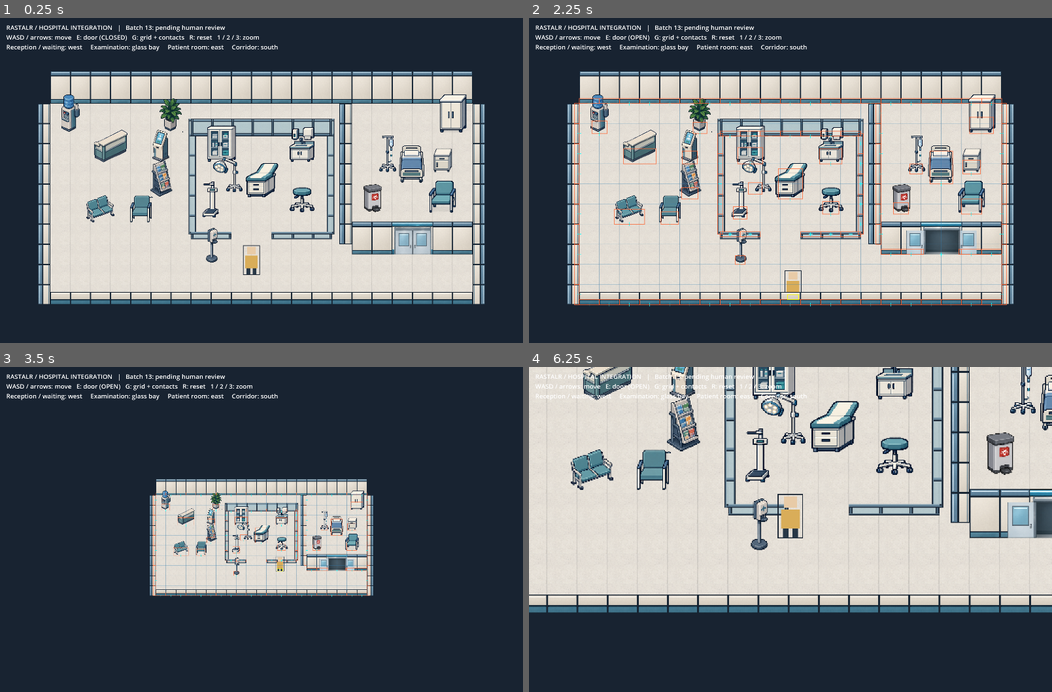
Above: before the commit, frames 1-4 (two rows, left to right).
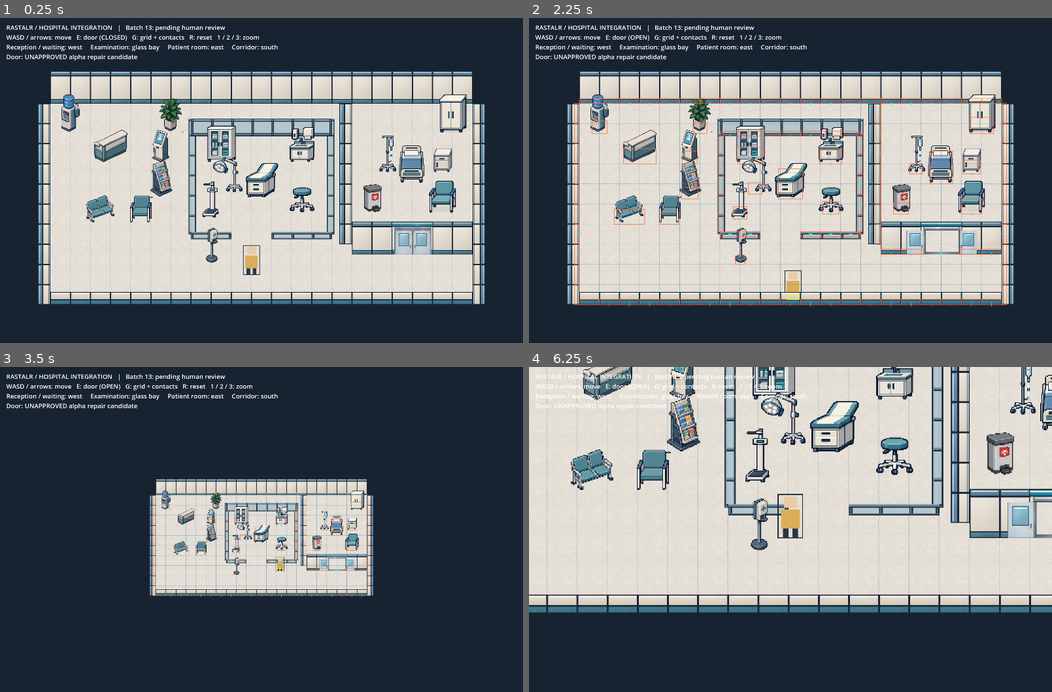
Above: after the commit, the same moments.

Repository: RastalRahl/Hospital
Game: Godot game, scene res://main.tscn
The game is run twice, just before and just after one commit, with the same random seed, the same clock (stepped at 60 frames per second) and the same inputs.
Inputs:
- Up to frame 1 (0.25 s): no input
- Up to frame 2 (2.25 s): tap Enter at 0.5 s; hold D 0.53-1.28 s; tap G at 0.6 s; hold S 1.28-2.03 s; tap R at 1.35 s; tap Space at 2 s; hold D from 2.03 s (still down); tap E at 2.1 s
- Up to frame 3 (3.5 s): release D at 2.78 s; hold W from 2.78 s (still down); tap 1 at 2.85 s
- Up to frame 4 (6.25 s): release W at 3.53 s; hold A 3.53-5.03 s; tap 2 at 3.6 s; tap 3 at 4.35 s; hold S 5.03-5.78 s; tap 0 at 5.1 s; tap Enter at 5.75 s; hold D from 5.78 s (still down); tap G at 5.85 s

The runs differ from the first frame. In frame 1, 0.2% of the frame differs, in the area x 1-27%, y 11-14%; in frame 2, 0.6%, in the area x 1-83%, y 11-73%; in frame 3, 0.3%; in frame 4, 0.4%.

Commit message:
Add unapproved transparent sliding-door repair candidate

Diff:
--- a/demo/hospital_integration/main.gd
+++ b/demo/hospital_integration/main.gd
@@ -9,6 +9,9 @@
 		draw_rect(Rect2(-8, -10, 6, 10), Color("273746"))
 		draw_rect(Rect2(2, -10, 6, 10), Color("273746"))
 
+const DOOR_CANDIDATE := "res://repair_candidates/sliding_door_open_alpha_v1/hospital_sliding_clinical_doors_open_01_alpha_candidate.png"
+var door_main: Sprite2D
+var repair_active := true
 var data: Dictionary
 var overlay := Node2D.new()
 var world := Node2D.new()
@@ -39,6 +42,9 @@
 			continue
 		var s := Sprite2D.new()
 		s.texture = load("res://" + data.files[p.asset].path)
+		if p.asset == "hospital_sliding_clinical_doors_open_01__main":
+			door_main = s
+			s.texture = load(DOOR_CANDIDATE)
 		s.centered = false
 		s.position = Vector2(p.position[0], p.position[1])
 		s.offset = Vector2(p.offset[0], p.offset[1])
@@ -63,7 +69,9 @@
 	hud.position = Vector2(20, 16)
 	hud.add_theme_font_size_override("font_size", 20)
 	set_door(false)
-	if "--smoke" in OS.get_cmdline_user_args():
+	if "--door-review" in OS.get_cmdline_user_args():
+		await door_review()
+	elif "--smoke" in OS.get_cmdline_user_args():
 		await smoke()
 
 func set_door(open: bool) -> void:
@@ -75,6 +83,7 @@
 
 func update_hud() -> void:
 	hud.text = "RASTALR / HOSPITAL INTEGRATION   |   Batch 13: pending human review\nWASD / arrows: move   E: door (%s)    …(183 unchanged characters)…
+	hud.text += "\nDoor: UNAPPROVED alpha repair candidate" if repair_active else "\nDoor comparison: approved opaque original"
 
 func blocked(point: Vector2) -> bool:
 	var feet := Rect2(point - Vector2(9, 8), Vector2(18, 8))
@@ -186,7 +195,7 @@
 	# Same figure on each side of back pane, no opacity or material overrides.
 	figure.position = Vector2(368,140)
 	assert(not blocked(figure.position), "Behind-glass pose must be reachable floor")
-	await capture("res://captures/layout_glass_behind.png")
+	await capture("res://.qa/repair_glass_behind.png")
 	# Verify actual viewport transmission against the supplied pane alpha.
 	var pane_texture: Texture2D = load("res://art/hospital_glass_partition_back_01__repeat.png")
 	var pane := pane_texture.get_image().get_pixel(11,8)
@@ -196,14 +205,66 @@
 	assert(Vector3(observed.r-expected.r,observed.g-expected.g,observed.b-expected.b).length() < 0.01, "Native glass alpha transmission")
 	figure.position = Vector2(368,176)
 	assert(not blocked(figure.position), "Front-glass pose must be reachable floor")
-	await capture("res://captures/layout_glass_front.png")
+	await capture("res://.qa/repair_glass_front.png")
 	var front := get_viewport().get_texture().get_image()
 	assert(front.get_pixelv(Vector2i(get_global_transform_with_canvas() * Vector2(363,136))).to_rgba32() == Color("e8cba7").to_rgba32(), "Figure must render in front of pane")
 	set_door(true)
 	figure.position = Vector2(608,324)
-	await capture("res://captures/layout_door_open.png")
+	await capture("res://.qa/repair_door_open.png")
 	set_door(false)
 	figure.position = start
-	await capture("res://overview.png")
+	await capture("res://.qa/repair_overview.png")
 	print("HOSPITAL_SMOKE_PASS: closed/open collision, crossing, furniture contact, glass entrance, glass pixel sorting, reception/waiting/exam/bedside walkthrough and screenshots")
 	get_tree().quit()
+
+
+
+# One bounded candidate comparison, using the existing room and Y-sort order.
+func door_review() -> void:
+	DirAccess.make_dir_recursive_absolute("res://.qa")
+	DirAccess.make_dir_recursive_absolute("res://captures/door_alpha_repair")
+	set_door(false)
+	figure.position = Vector2(608,360)
+	move_figure(Vector2(0,-64))
+	assert(figure.position.y >= 344, "Closed door blocks approach")
+	await capture("res://captures/door_alpha_repair/closed_approach.png")
+	set_door(true)
+	figure.position = Vector2(608,324)
+	assert(not blocked(figure.position))
+	repair_active = false
+	door_main.texture = load("res://art/hospital_sliding_clinical_doors_open_01__main.png")
+	update_hud()
+	await capture("res://captures/door_alpha_repair/before_opaque.png")
+	repair_active = true
+	door_main.texture = load(DOOR_CANDIDATE)
+	update_hud()
+	await capture("res://captures/door_alpha_repair/after_transparent.png")
+	var result := get_viewport().get_texture().get_image()
+	var transform := get_global_transform_with_canvas()
+	assert(result.get_pixelv(Vector2i(transform * Vector2(608,306))).to_rgba32() == Color("d9ad59").to_rgba32(), "Figure body visible through aperture")
+	# Header still occludes a head pixel; no figure Z override.
+	assert(result.get_pixelv(Vector2i(transform * Vector2(608,286))).to_rgba32() != Color("e8cba7").to_rgba32(), "Header remains in front of rear figure")
+	# Compare against the actual room with ONLY the doorway main carrier hidden.
+	door_main.visible = false
+	await capture("res://.qa/door_room_control.png")
+	var control := get_viewport().get_texture().get_image()
+	var aperture := Rect2i(Vector2i(transform * Vector2(583,298)),Vector2i(104,68))
+	assert(result.get_region(aperture).get_data() == control.get_region(aperture).get_data(), "Entire aperture reveals actual existing room")
+	door_main.visible = true
+	move_figure(Vector2(0,12))
+	assert(absf(figure.position.y-336)<0.1, "Crossing open threshold")
+	await capture("res://captures/door_alpha_repair/crossing.png")
+	move_figure(Vector2(0,24))
+	assert(absf(figure.position.y-360)<0.1, "Reach foreground")
+	await capture("res://captures/door_alpha_repair/in_front.png")
+	# Exercise a real parked-leaf overlap at its ground anchor.
+	figure.position = Vector2(568,320)
+	await capture("res://.qa/door_leaf_behind.png")
+	var rear := get_viewport().get_texture().get_image()
+	assert(rear.get_pixelv(Vector2i(transform * Vector2(568,305))).to_rgba32() != Color("d9ad59").to_rgba32(), "Parked leaf occludes rear figure")
+	figure.position = Vector2(568,348)
+	await capture("res://.qa/door_leaf_front.png")
+	var fore := get_viewport().get_texture().get_image()
+	assert(fore.get_pixelv(Vector2i(transform * Vector2(568,320))).to_rgba32() == Color("d9ad59").to_rgba32(), "Foreground figure sorts ahead of leaf")
+	print("DOOR_ALPHA_REVIEW_PASS: closed approach, open crossing, aperture room equivalence, header and leaf occlusion")
+	get_tree().quit()
--- /dev/null
+++ b/demo/hospital_integration/repair_candidates/sliding_door_open_alpha_v1/repair.json
@@ -0,0 +1,137 @@
+{
+  "logical_id": "hospital_sliding_clinical_doors_open_01",
+  "status": "unapproved_repair_candidate",
+  "production_manifest_modified": false,
+  "source_path": "assets/architecture/hospital_sliding_clinical_doors_open_01.png",
+  "source_sha256": "7cd5a7addcfe1b126684dfbb53d5e2222f4fcbf3123db94d161ac13129a4852f",
+  "candidate_path": "repair_candidates/sliding_door_open_alpha_v1/hospital_sliding_clinical_doors_open_01_alpha_candidate.png",
+  "candidate_sha256": "1bad86a8c18069fabb1021471de5df2d4bcf66b6caf5109767feb2c49ee4b2fc",
+  "mask_path": "repair_candidates/sliding_door_open_alpha_v1/passage_alpha_mask.png",
+  "mask_sha256": "c2eca65a0bad40fe87f832eeb2d50fcd3ae34000157a4fcccc003ca600da5e9b",
+  "mask_encoding": "64x52 grayscale L; 255 changes alpha to 0; 0 preserves source RGBA",
+  "bounds_half_open_native": [
+    7,
+    14,
+    59,
+    48
+  ],
+  "native_canvas": [
+    64,
+    52
+  ],
+  "logical_footprint": [
+    2,
+    1
+  ],
+  "anchor": "wall_center",
+  "demo_anchor": [
+    608,
+    336
+  ],
+  "demo_image_offset": [
+    -32,
+    -52
+  ],
+  "geometry_reference": "references/architecture/master_validation_C7_v1/architecture_C7_validation_report.json",
+  "source_scale": 8,
+  "source_crop": [
+    384,
+    0,
+    896,
+    416
+  ],
+  "documented_clear_passage_source": [
+    416,
+    112,
+    864,
+    416
+  ],
+  "documented_clear_passage_native": [
+    4,
+    14,
+    60,
+    52
+  ],
+  "refined_mask_source": [
+    440,
+    112,
+    856,
+    384
+  ],
+  "refinement": "Direct native pixel inspection: x4..6 and x59 are inner jambs; row13 is header undersurface; rows48..51 are threshold. Only x7..58, y14..47 is recessed backing.",
+  "boundary_samples_rgba": {
+    "(6, 20)": [
+      79,
+      95,
+      105,
+      255
+    ],
+    "(7, 20)": [
+      44,
+      57,
+      65,
+      255
+    ],
+    "(58, 20)": [
+      46,
+      61,
+      69,
+      255
+    ],
+    "(59, 20)": [
+      101,
+      113,
+      123,
+      255
+    ],
+    "(32, 13)": [
+      74,
+      88,
+      100,
+      255
+    ],
+    "(32, 14)": [
+      52,
+      68,
+      77,
+      255
+    ],
+    "(32, 47)": [
+      56,
+      74,
+      83,
+      255
+    ],
+    "(32, 48)": [
+      125,
+      135,
+      142,
+      255
+    ]
+  },
+  "changed_alpha_pixels": 1768,
+  "changed_rgb_pixels": 0,
+  "outside_mask_changed_pixels": 0,
+  "parked_leaves": [
+    {
+      "role": "left_parked_leaf",
+      "source_path": "assets/architecture/components/hospital_sliding_clinical_doors_open_01/hospital_sliding_clinical_doors_open_left_parked_leaf_01.png",
+      "demo_path": "art/hospital_sliding_clinical_doors_open_01__left_parked_leaf.png",
+      "sha256": "c2cdf979d9d61b07adf030ba833d410a5ecd70ed1c2f9e4293d1ea06c7fa0ace",
+      "offset_from_main": [
+        -24,
+        14
+      ]
+    },
+    {
+      "role": "right_parked_leaf",
+      "source_path": "assets/architecture/components/hospital_sliding_clinical_doors_open_01/hospital_sliding_clinical_doors_open_right_parked_leaf_01.png",
+      "demo_path": "art/hospital_sliding_clinical_doors_open_01__right_parked_leaf.png",
+      "sha256": "44c5bffd5a3be8a5559638bb1a7ca6065526ed2d68c9a9b899f9bba39b198991",
+      "offset_from_main": [
+        60,
+        14
+      ]
+    }
+  ]
+}
Binary file added: demo/hospital_integration/captures/door_alpha_repair/after_transparent.png
Not shown, added: demo/hospital_integration/captures/door_alpha_repair/after_transparent.png.import
Binary file added: demo/hospital_integration/captures/door_alpha_repair/before_opaque.png
Not shown, added: demo/hospital_integration/captures/door_alpha_repair/before_opaque.png.import
Binary file added: demo/hospital_integration/captures/door_alpha_repair/closed_approach.png
Not shown, added: demo/hospital_integration/captures/door_alpha_repair/closed_approach.png.import
Binary file added: demo/hospital_integration/captures/door_alpha_repair/crossing.png
Not shown, added: demo/hospital_integration/captures/door_alpha_repair/crossing.png.import
Binary file added: demo/hospital_integration/captures/door_alpha_repair/door_and_glass_review.png
Not shown, added: demo/hospital_integration/captures/door_alpha_repair/door_and_glass_review.png.import
Binary file added: demo/hospital_integration/captures/door_alpha_repair/in_front.png
Not shown, added: demo/hospital_integration/captures/door_alpha_repair/in_front.png.import
(and 11 more such lines)
